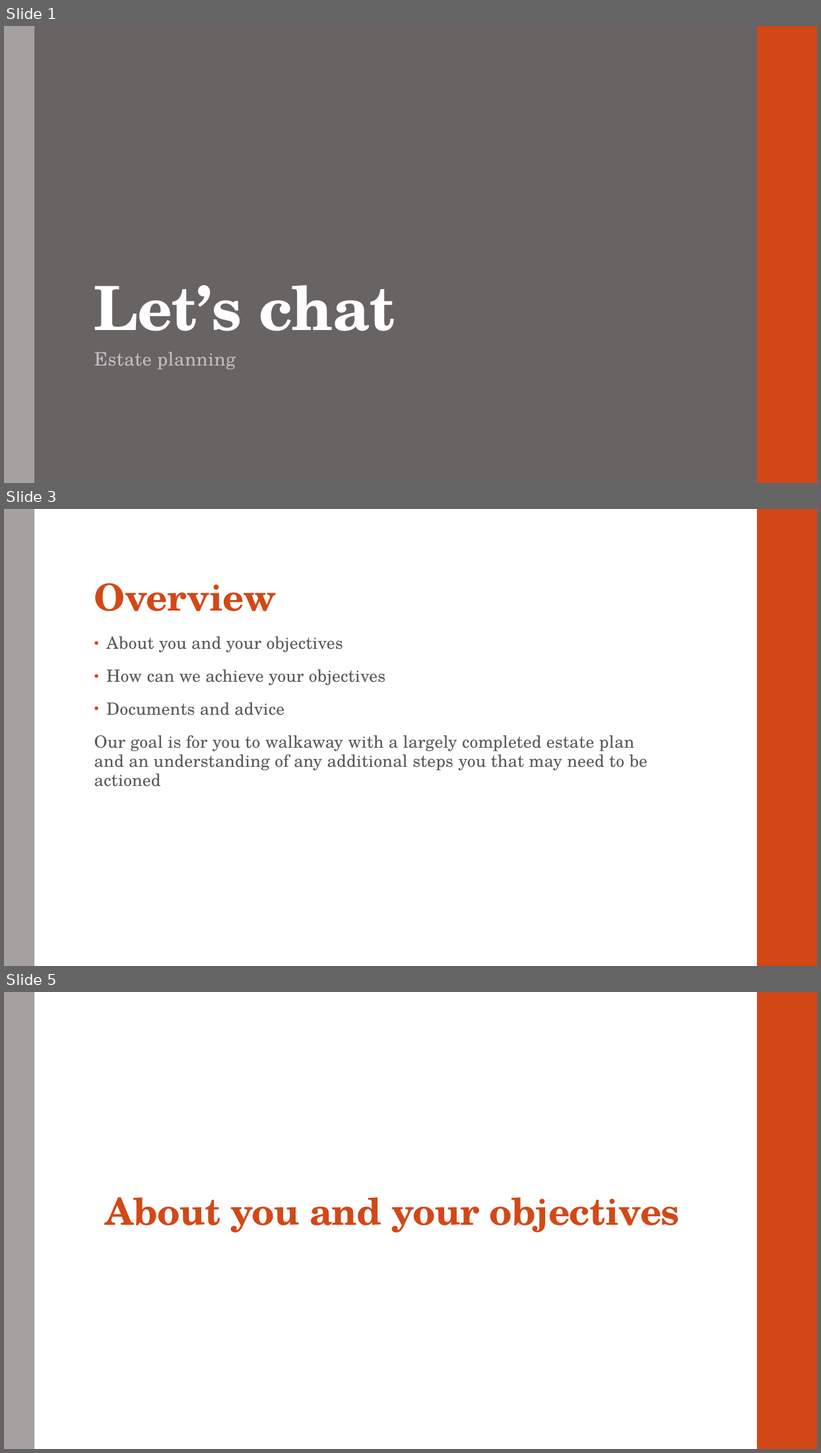
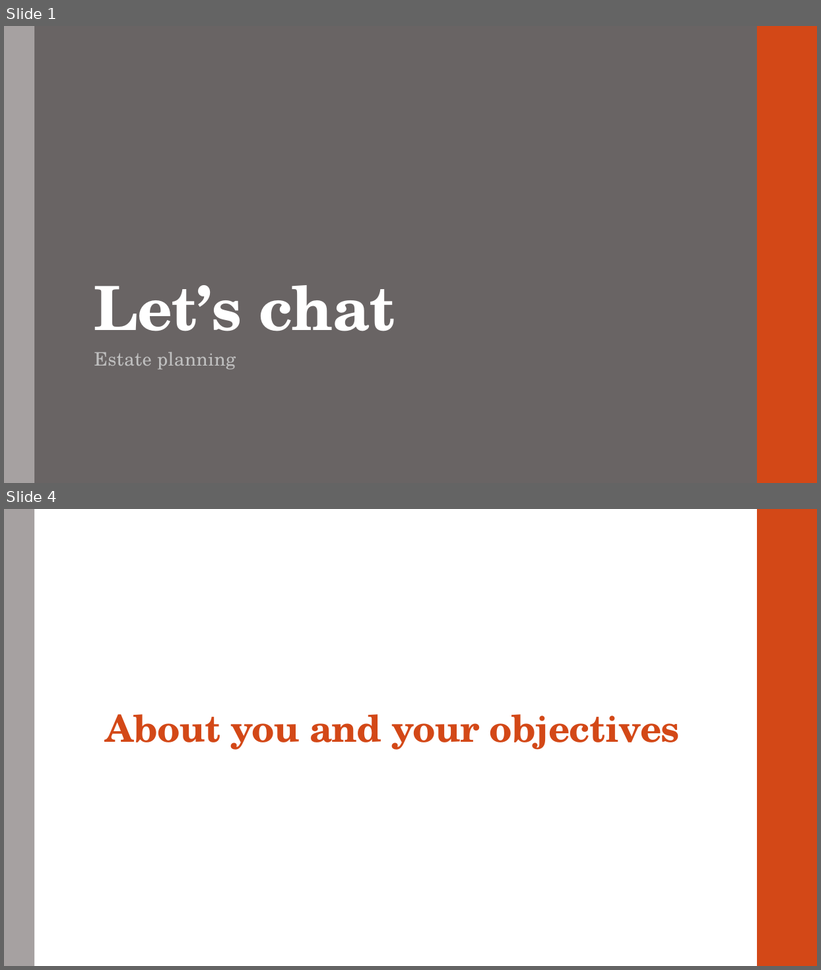
Before and after one commit to dariuschats/dariuschats.github.io, a slide deck: downloadables/other/Estate planning/Estate Planning Meeting Slides.pptx. Shown one above the other, each under a label of ours: slides 1, 3 and 5 before the commit, slides 1 and 4 after it; the slides between them are not shown. The pictures are 821x1453 and 821x970 pixels, drawn with LibreOffice and Linux fonts; fonts in the diff are those of the drawing. Boxes give left, top, right and bottom in pixels: in the first picture for what was removed or moved away, otherwise in the second. Text is boxed around its words. In the diff, an @@ line names an element or a change of style, - is before the commit and + after.

Commit message:
Update of estate planning slides April 2022

```diff
--- a/downloadables/other/Estate planning/Estate Planning Meeting Slides.pptx
+++ b/downloadables/other/Estate planning/Estate Planning Meeting Slides.pptx
@@ slide 3 removed at box(4, 509, 817, 966), background #FFFFFF; not listed: 2 template elements that a slide beside it also shows @@
@@ title removed at box(94, 583, 277, 611) @@
-Overview
@@ text removed at box(94, 636, 648, 787) @@
-• About you and your objectives
-• How can we achieve your objectives
-• Documents and advice
-Our goal is for you to walkaway with a largely completed estate plan and an understanding of any additional steps you that may need to be actioned
@@ what was slide 5 is now slide 4 @@
```
Also in this commit, not shown: 4 slides changed, 4 slides added, 1 other slide removed, 1 other file.
